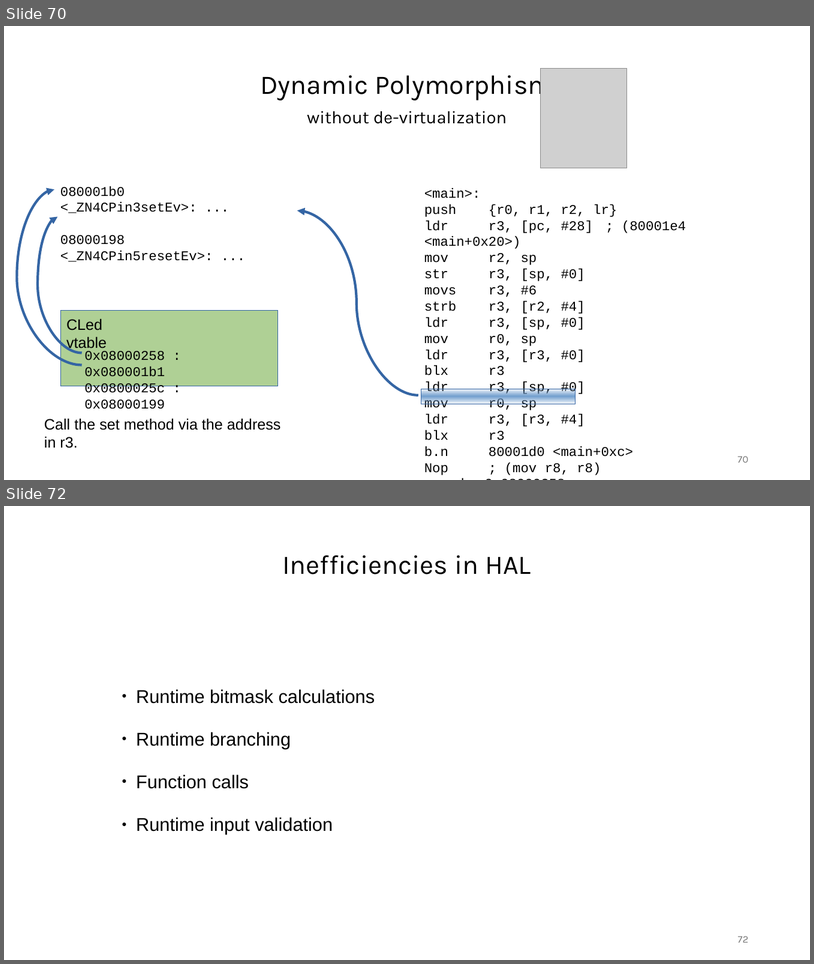
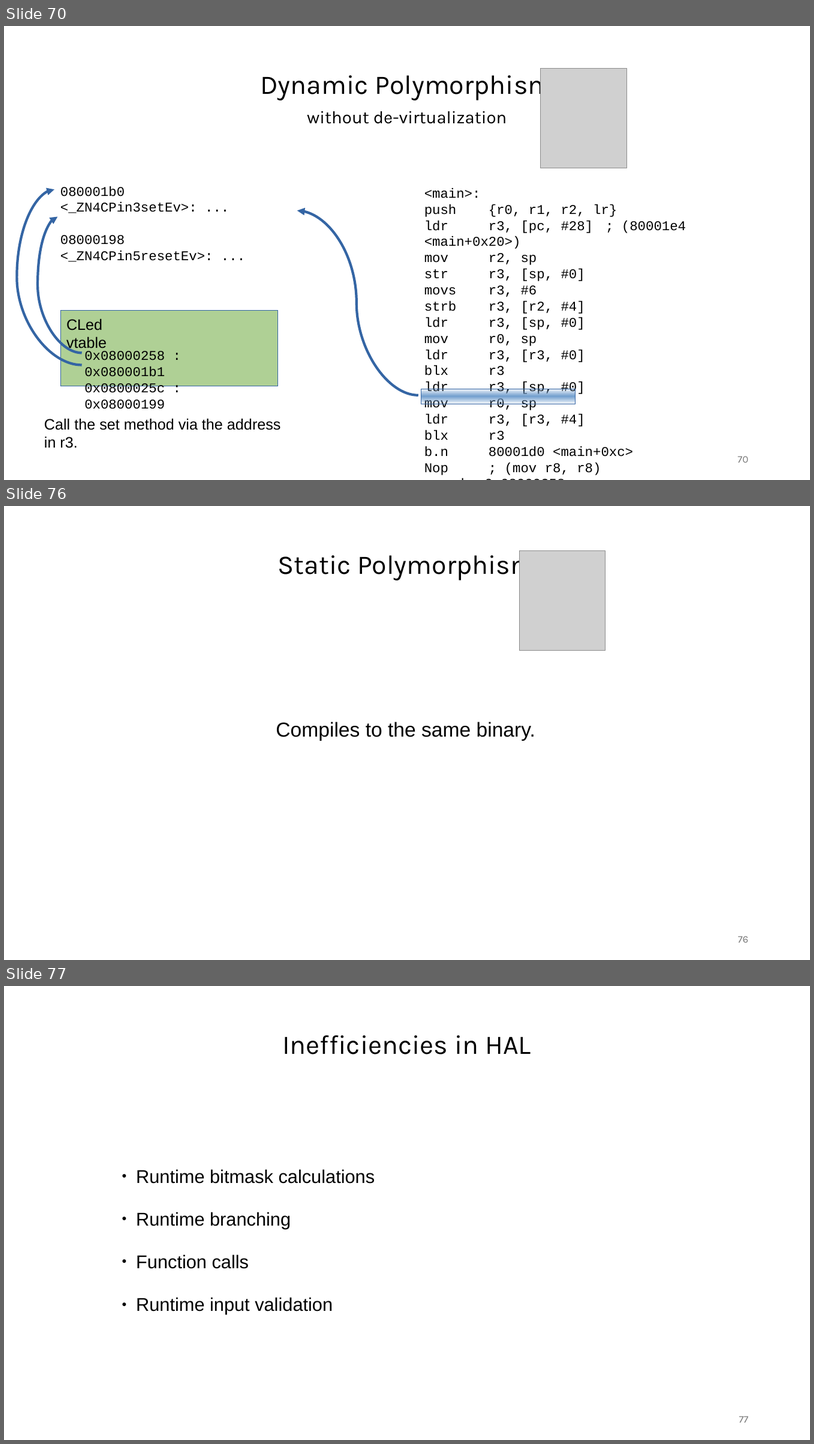
Before and after one commit to janos32783/cppcon_2024_cost_cpp_abstractions, a slide deck: presentation/cppcon.pptx. Shown one above the other, each under a label of ours: slides 70 and 72 before the commit, slides 70, 76 and 77 after it; the slides between them are not shown. The pictures are 814x964 and 814x1444 pixels, drawn with LibreOffice and Linux fonts; fonts in the diff are those of the drawing; grey boxes stand for pictures. Boxes give left, top, right and bottom in pixels: in the first picture for what was removed or moved away, otherwise in the second. Text is boxed around its words. In the diff, an @@ line names an element or a change of style, - is before the commit and + after.

Commit message:
done with static polymorphism for now

```diff
--- a/presentation/cppcon.pptx
+++ b/presentation/cppcon.pptx
@@ slide 76 added at <box>4,506,810,960</box>, background #FFFFFF @@
@@ text added at <box>278,550,536,580</box>, 32 pt, text #000000 @@
+Static Polymorphism
@@ picture added at <box>519,551,605,651</box> @@
@@ text added at <box>276,721,536,741</box>, 24 pt, text #000000 @@
+Compiles to the same binary.
@@ page number added at <box>738,936,749,942</box>, 12 pt, text #787878 @@
+76
@@ what was slide 72 is now slide 77 @@
@@ page number at <box>740,1416,749,1422</box>: text changed @@
-72
+77
```
Also in this commit, not shown: 5 other slides added, 1 slide removed, 6 other files.
